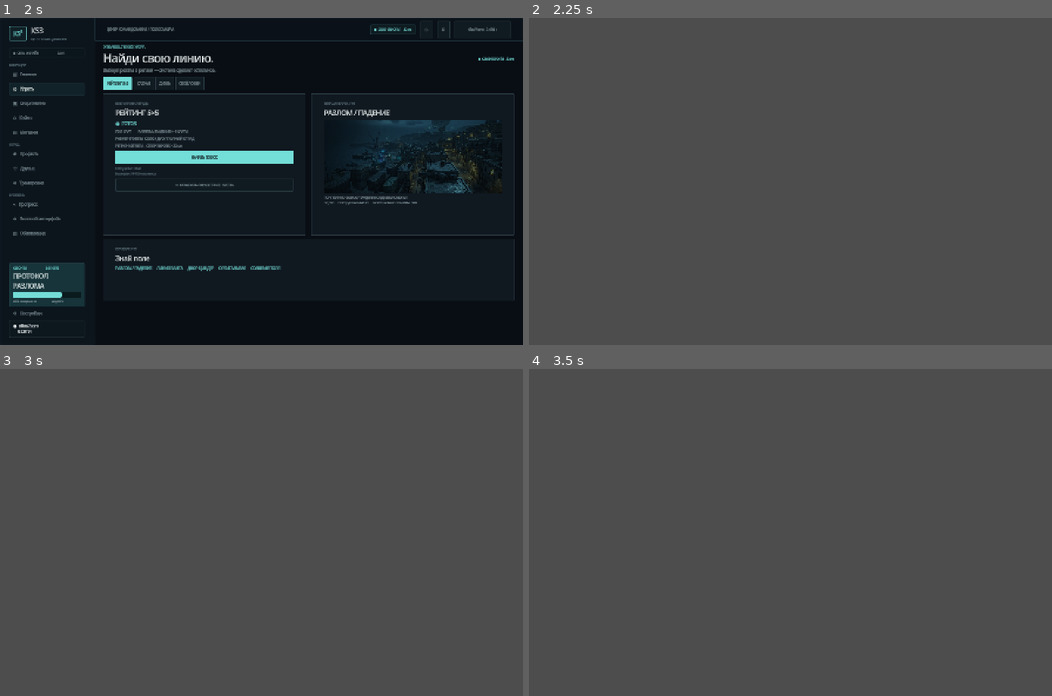
Above: before the commit, frames 1-4 (two rows, left to right).
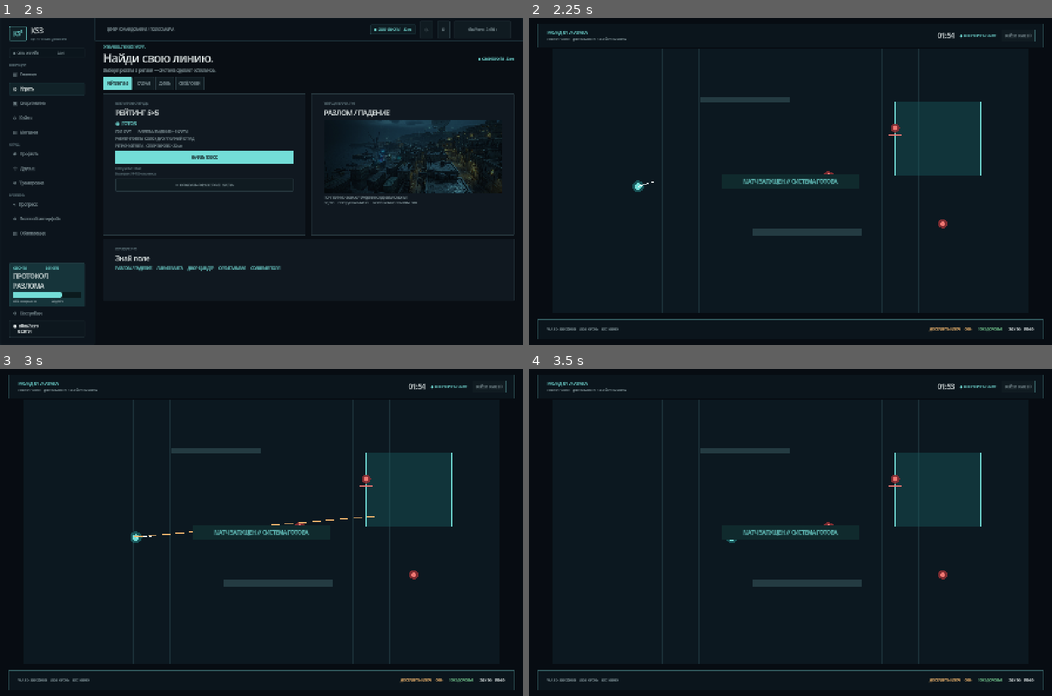
Above: after the commit, the same moments.

Repository: semenpro19999-dotcom/dh
Game: Godot game, scene res://scenes/main.tscn
The game is run twice, just before and just after one commit, with the same random seed, the same clock (stepped at 60 frames per second) and the same inputs.
Inputs (mouse positions are in pixels of both pictures, inside the frame that each line leads up to):
- Up to frame 1 (2 s): click "◎ Играть" at 0.5 s; click "◎ Играть" at 1.25 s
- Up to frame 2 (2.25 s): click "НАЧАТЬ ПОИСК" at 2 s
- Up to frame 3 (3 s): tap Enter at 2.75 s; move the mouse to (376, 516) at 2.77 s; hold D from 2.78 s (still down); click (376, 516) at 2.92 s
- Up to frame 4 (3.5 s): keep holding D

Frame 1 is identical in both runs. In frame 2, 100% of the frame differs, in the area x 0-100%, y 0-100%; in frame 3, 100%; in frame 4, 100%.
Error before the commit: Parse Error: Cannot infer the type of "enemy_pos" variable because the value doesn't have a set type. (res://scripts/match.gd:199)

Commit message:
KS3: fix enemy position type inference
Co-authored-by: arena-agent <297053741+arena-agent@users.noreply.github.com>

Diff:
--- a/scripts/match.gd
+++ b/scripts/match.gd
@@ -14,7 +14,7 @@
 const C_GREEN := Color("#72C58D")
 
 var player := Vector2(0.18, 0.52)
-var enemies: Array = [Vector2(0.72, 0.30), Vector2(0.82, 0.66), Vector2(0.58, 0.48)]
+var enemies: Array[Vector2] = [Vector2(0.72, 0.30), Vector2(0.82, 0.66), Vector2(0.58, 0.48)]
 var tracers: Array = []
 var round_time := 115.0
 var fire_cooldown := 0.0
@@ -196,7 +196,7 @@
 	draw_rect(cover_b, Color("#243B42"), true)
 
 	for enemy in enemies:
-		var enemy_pos := arena.position + enemy * arena.size
+		var enemy_pos: Vector2 = arena.position + enemy * arena.size
 		draw_circle(enemy_pos, 13.0, Color(0.55, 0.18, 0.20, 0.9))
 		draw_circle(enemy_pos, 6.0, C_RED)
 		draw_line(enemy_pos + Vector2(-18, 20), enemy_pos + Vector2(18, 20), C_RED, 2.0)
